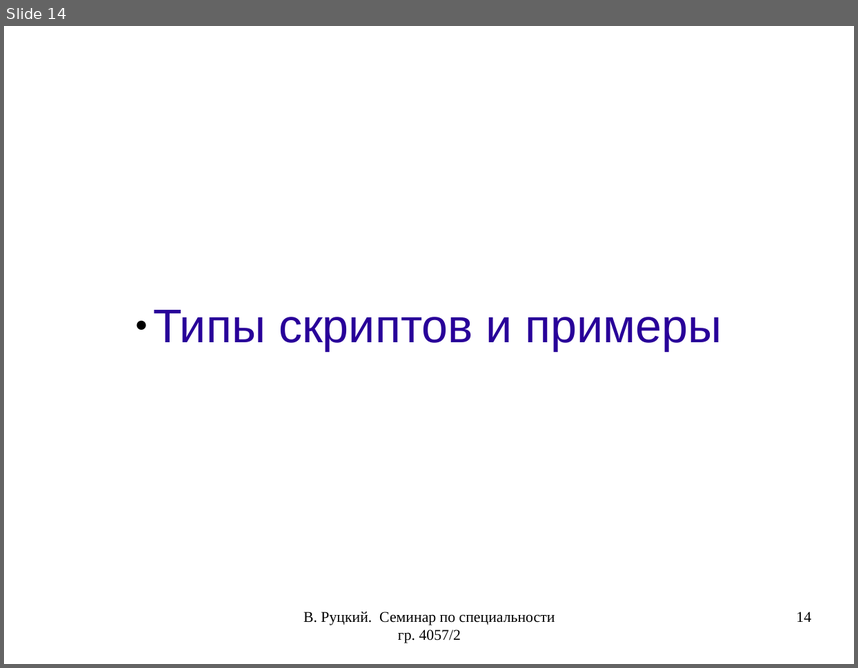
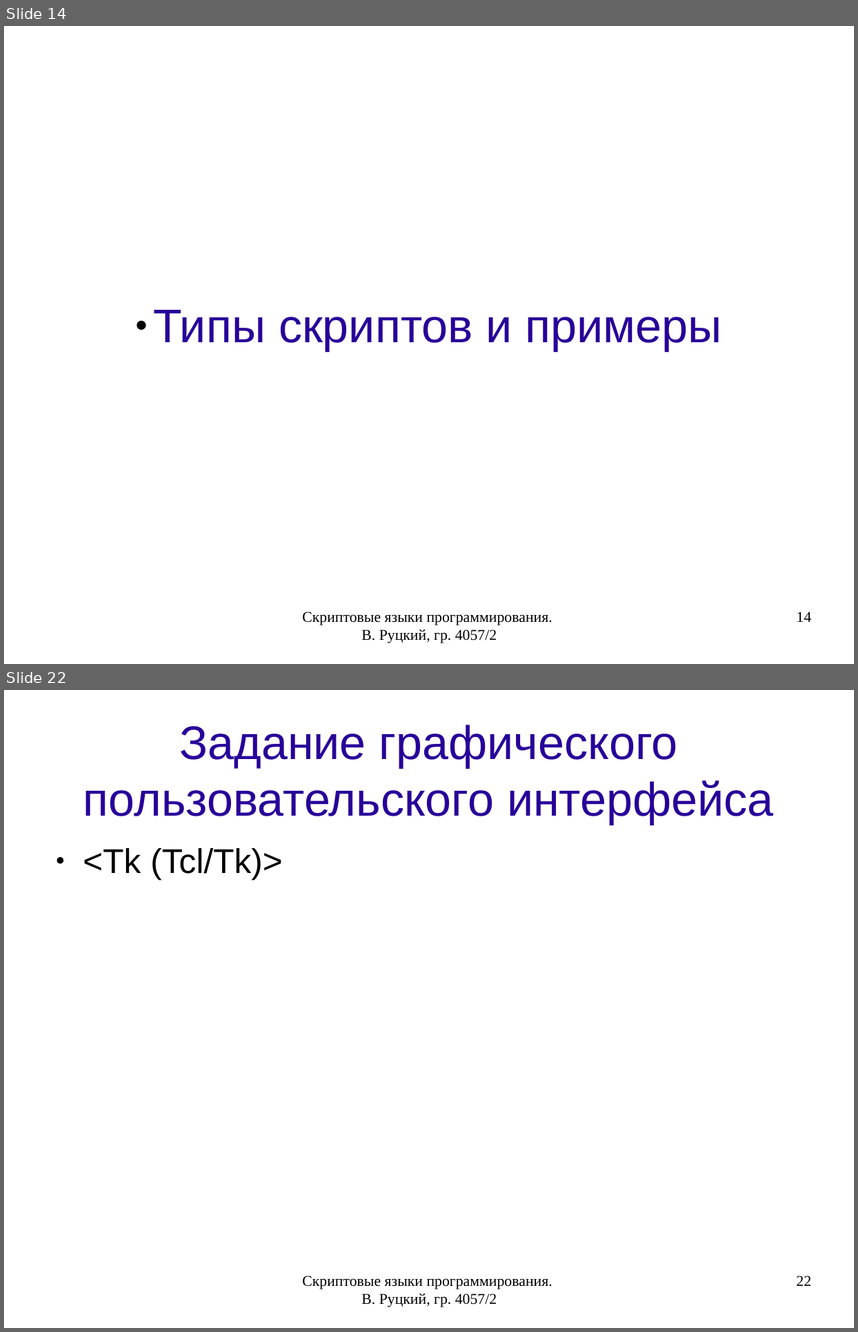
Before and after one commit to rutsky/semester07, a slide deck: Operation_systems/scripting_languages/40572_Rutsky_Scripting_languages.odp. Shown one above the other, each under a label of ours: slide 14 before the commit, slides 14 and 22 after it; the slides between them are not shown. The pictures are 858x668 and 858x1332 pixels, drawn with LibreOffice and Linux fonts; fonts in the diff are those of the drawing. Boxes give left, top, right and bottom in pixels: in the first picture for what was removed or moved away, otherwise in the second. Text is boxed around its words. In the diff, an @@ line names an element or a change of style, - is before the commit and + after.

```diff
--- a/Operation_systems/scripting_languages/40572_Rutsky_Scripting_languages.odp
+++ b/Operation_systems/scripting_languages/40572_Rutsky_Scripting_languages.odp
@@ slide 22 added at [4,690,854,1328], background #FFFFFF @@
@@ title added at [83,724,774,824], 44 pt, text #280099 @@
+Задание графического пользовательского интерфейса
@@ text added at [83,848,283,880], 32 pt, text #000000 @@
+● <Tk (Tcl/Tk)>
@@ text added at [302,1275,553,1307], 14 pt, text #000000 @@
+Скриптовые языки программирования. В. Руцкий, гр. 4057/2
@@ page number added at [796,1275,811,1285], 14 pt, text #000000 @@
+22
@@ slide 14 changed as well @@
@@ text at [302,611,553,643]: text changed @@
-В. Руцкий. Семинар по специальности гр. 4057/2
+Скриптовые языки программирования. В. Руцкий, гр. 4057/2
```
Also in this commit, not shown: 16 other slides changed, 12 other slides added, 1 slide removed, 5 other files.
